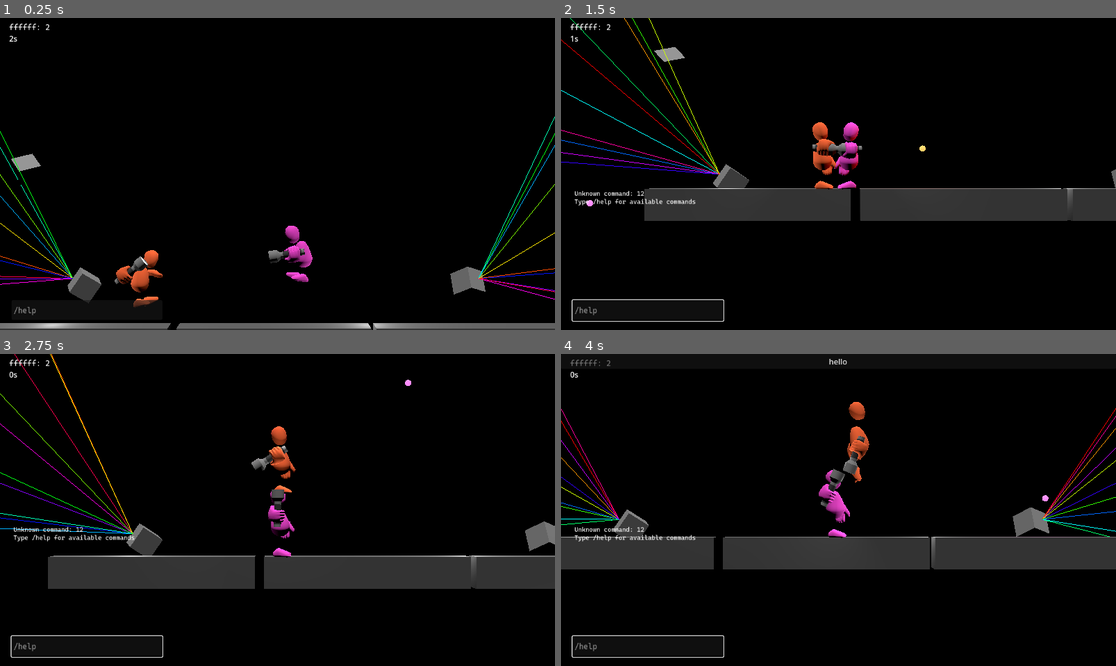
Above: before the commit, frames 1-4 (two rows, left to right).
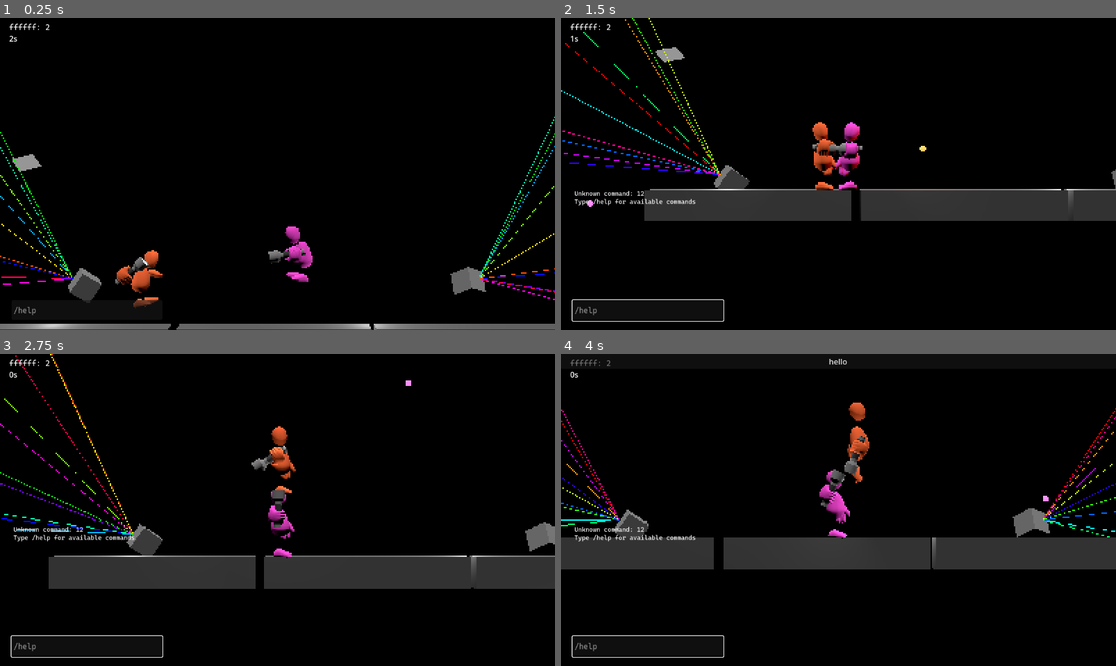
Above: after the commit, the same moments.

Repository: theowiik/project-epic-footsies-2
Game: Godot game, scene res://scenes/main.tscn
Two runs of this game, one before a commit and one after it. Both use one fixed random seed, a clock stepped at 60 frames per second and the inputs below. The engine's default icon, where the game draws it, is replaced by a stand-in: a white triangle on a blue panel in a dark square.
Inputs (mouse positions are in pixels of both pictures, inside the frame that each line leads up to):
- Up to frame 1 (0.25 s): no input
- Up to frame 2 (1.5 s): click (649, 311) at 0.52 s; type "12" at 0.6 s; tap Enter at 1.25 s; move the mouse to (960, 158) at 1.27 s; hold D from 1.28 s (still down); tap J at 1.35 s; click (960, 158) at 1.42 s
- Up to frame 3 (2.75 s): tap Space at 1.52, 2.27 s; move the mouse to (166, 525) at 2.02 s; release D at 2.03 s; hold S from 2.03 s (still down); tap J at 2.1 s
- Up to frame 4 (4 s): move the mouse to (894, 441) at 2.77 s; release S at 2.78 s; hold D 2.78-3.53 s; tap J at 2.85, 3.6 s; move the mouse to (810, 572) at 3.52 s; hold W from 3.53 s (still down); click (810, 572) at 3.67 s; tap Space at 3.77 s

The runs differ from the first frame. In frame 1, 1.5% of the frame differs, in the area x 0-100%, y 32-100%; in frame 2, 1.5%; in frame 3, 0.9%; in frame 4, 1.3%.

Commit message:
Apply shader to everything

Diff:
--- a/game/scenes/main.tscn
+++ b/game/scenes/main.tscn
@@ -9,6 +9,17 @@
 [ext_resource type="PackedScene" uid="uid://dacw2gn4smkwj" path="res://scenes/hud.tscn" id="5_tbgi4"]
 [ext_resource type="PackedScene" uid="uid://bioo4dk8jqu1w" path="res://objects/lasers/laser_machine.tscn" id="8_tipki"]
 [ext_resource type="PackedScene" uid="uid://ymkakny8f3x5" path="res://objects/lasers/strobe_machine.tscn" id="9_85g3d"]
+[ext_resource type="Shader" uid="uid://ctts3bccsyucr" path="res://shaders/pixelate.gdshader" id="10_choun"]
+
+[sub_resource type="ShaderMaterial" id="ShaderMaterial_ya4ey"]
+render_priority = 0
+shader = ExtResource("10_choun")
+shader_parameter/pixel_size = 2.0
+
+[sub_resource type="QuadMesh" id="QuadMesh_85g3d"]
+material = SubResource("ShaderMaterial_ya4ey")
+flip_faces = true
+size = Vector2(2, 2)
 
 [sub_resource type="Environment" id="Environment_tbgi4"]
 background_mode = 1
@@ -41,6 +52,11 @@
 size = 10.69
 script = ExtResource("2_0wfyh")
 
+[node name="ScreenShader" type="MeshInstance3D" parent="Camera3D"]
+transform = Transform3D(1, 0, 0, 0, 1, 0, 0, 0, 1, 0, 0, -1)
+mesh = SubResource("QuadMesh_85g3d")
+skeleton = NodePath("../..")
+
 [node name="SpotLight3D" type="SpotLight3D" parent="."]
 transform = Transform3D(0.7745472, -0.6064626, 0.17966545, 0, 0.28404883, 0.9588098, -0.6325161, -0.7426435, 0.22000922, 1.946548, 3.4297528, 1.2746582)
 
--- /dev/null
+++ b/game/shaders/pixelate.gdshader
@@ -0,0 +1,17 @@
+shader_type spatial;
+render_mode unshaded, fog_disabled;
+
+uniform sampler2D screen_texture : hint_screen_texture;
+uniform float pixel_size : hint_range(0.0, 100.0, 2.0) = 8.0;
+
+void vertex() {
+	POSITION = vec4(VERTEX.xy, 1.0, 1.0);
+}
+
+void fragment() {
+    vec2 tex_size = vec2(textureSize(screen_texture, 0));
+    vec2 pixel_count = tex_size / pixel_size;
+    vec2 pixelated_uv = floor(SCREEN_UV * pixel_count) / pixel_count;
+    vec4 color = texture(screen_texture, pixelated_uv);
+    ALBEDO = color.rgb;
+}
Not shown: 1 places in game/scenes/main.tscn that only renumber resources
Not shown, added: game/shaders/pixelate.gdshader.uid
